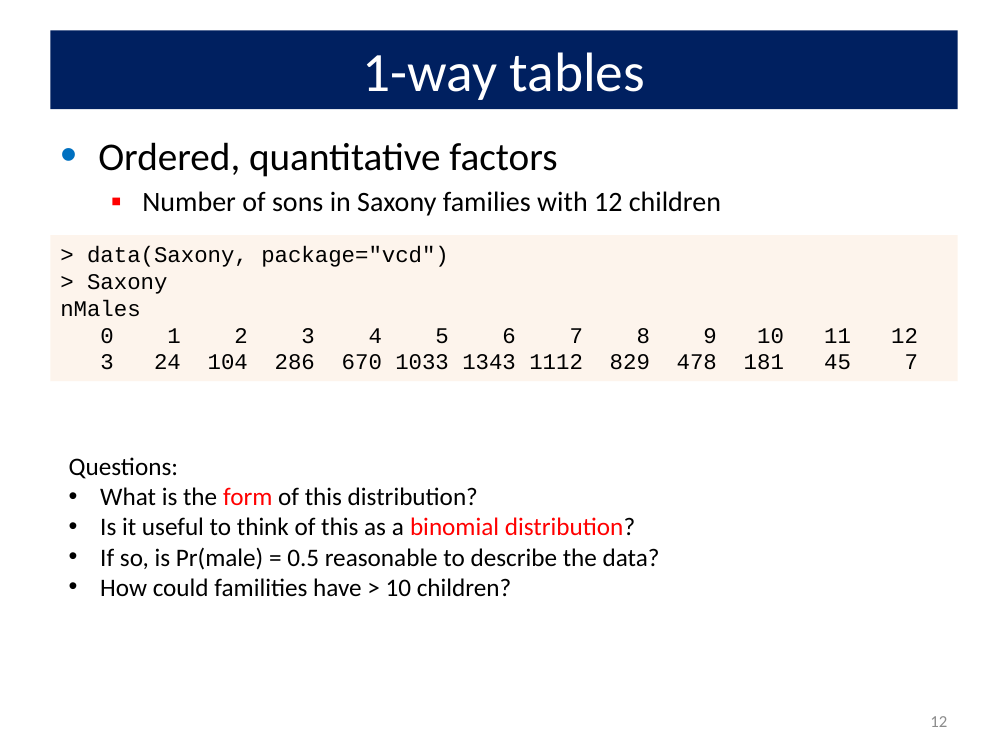
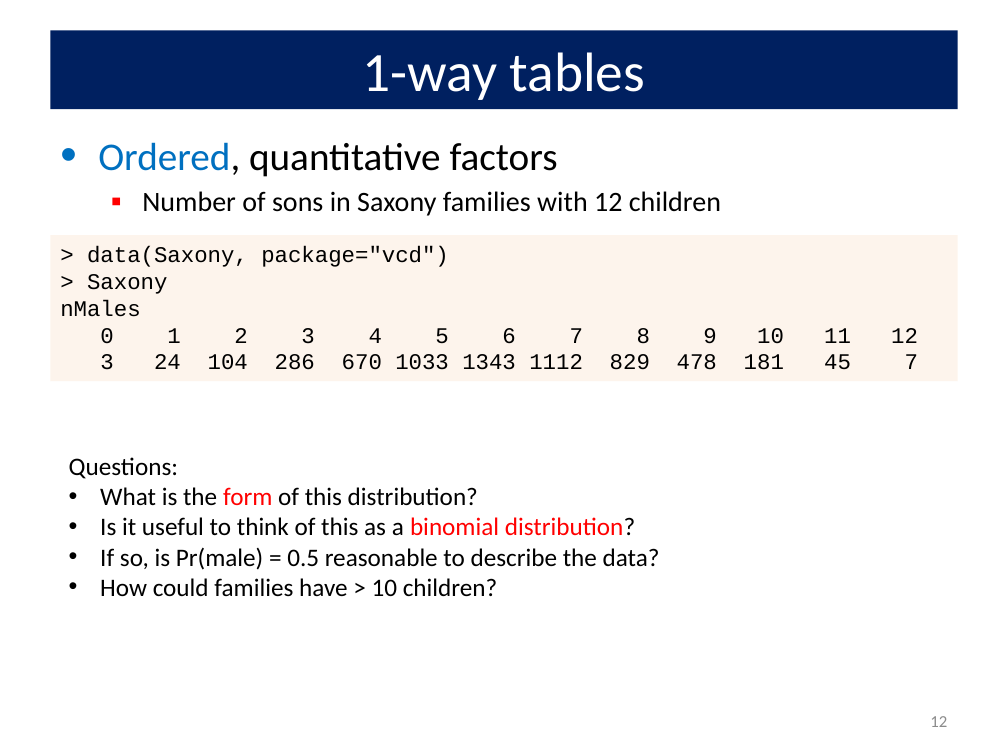
Before and after one commit to friendly/psy6136, a slide deck: slide 12 of docs/lectures/01-Overview.pptx. Drawn at 1008x756 pixels with LibreOffice and Linux fonts; fonts in the diff are those of the drawing. Boxes give left, top, right and bottom in pixels: in the first picture for what was removed or moved away, otherwise in the second. Text is boxed around its words. In the diff, an @@ line names an element or a change of style, - is before the commit and + after.

```diff
--- a/docs/lectures/01-Overview.pptx
+++ b/docs/lectures/01-Overview.pptx
@@ text at bbox=[98, 142, 558, 177]: text colour #000000 to #0070C0 in "Ordered," @@
@@ text at bbox=[100, 578, 497, 597]: text changed @@
-• How could familities have > 10 children?
+• How could families have > 10 children?
```
Also in this commit, not shown: 17 other slides changed, 8 slides added, 10 other files.
